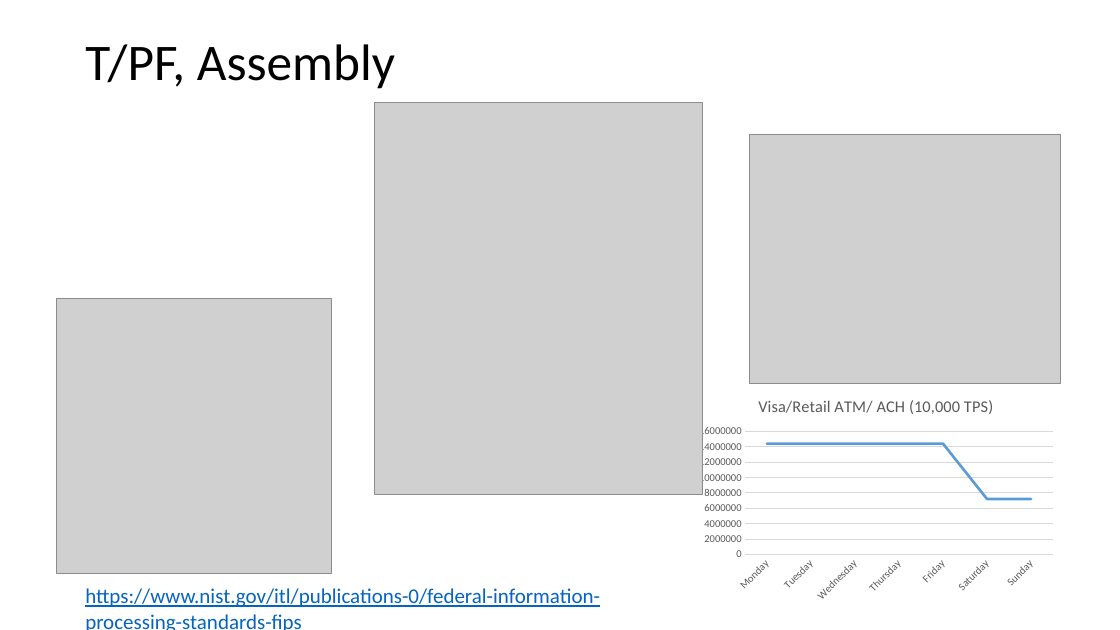
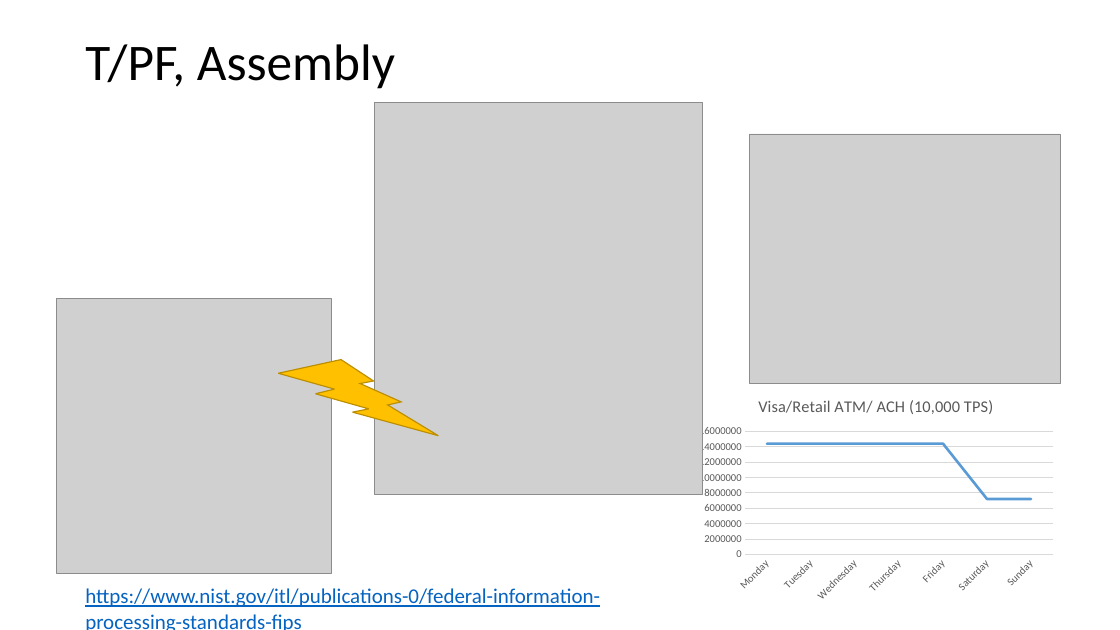
Before and after one commit to meja0016/FBI-depricated-, a slide deck: slide 6 of docs/excel/nonPolicePresentation.pptx. Drawn at 1120x630 pixels with LibreOffice and Linux fonts; fonts in the diff are those of the drawing; grey boxes stand for pictures. Boxes give left, top, right and bottom in pixels: in the first picture for what was removed or moved away, otherwise in the second. Text is boxed around its words. In the diff, an @@ line names an element or a change of style, - is before the commit and + after.

```diff
--- a/docs/excel/nonPolicePresentation.pptx
+++ b/docs/excel/nonPolicePresentation.pptx
@@ lightning bolt added at bbox=[278, 360, 439, 436], fill #FFC000, outline #BD8E00 1 pt @@
```
Also in this commit, not shown: 1 slide added.
